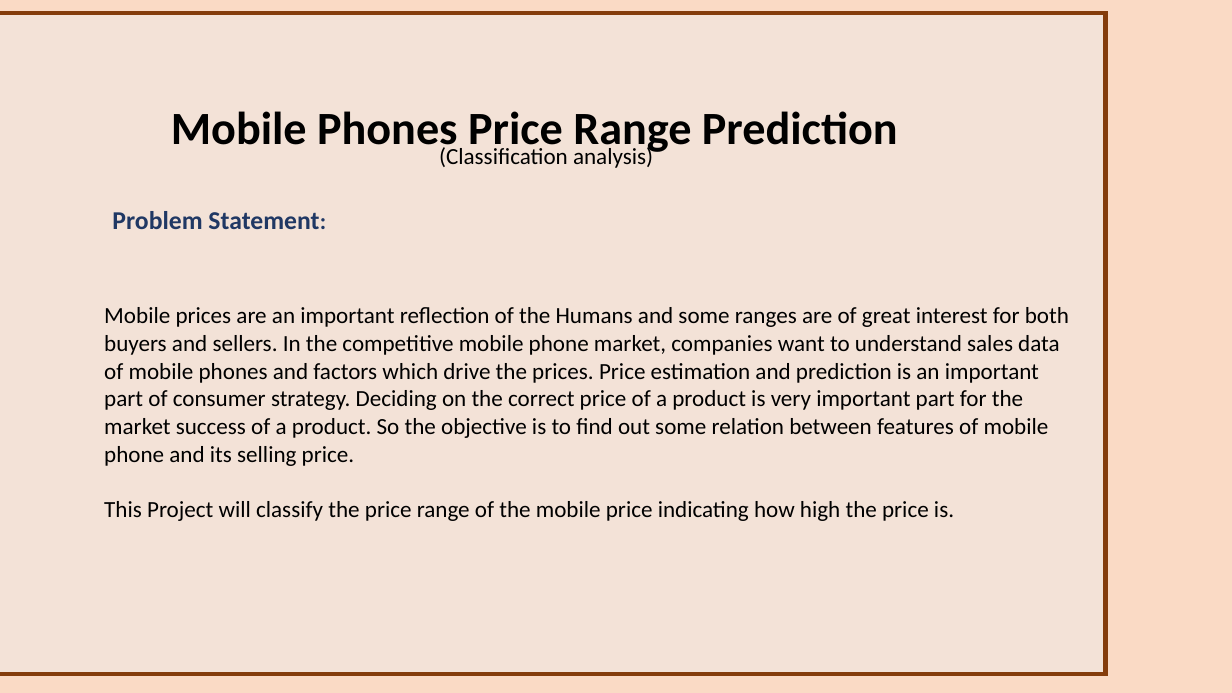
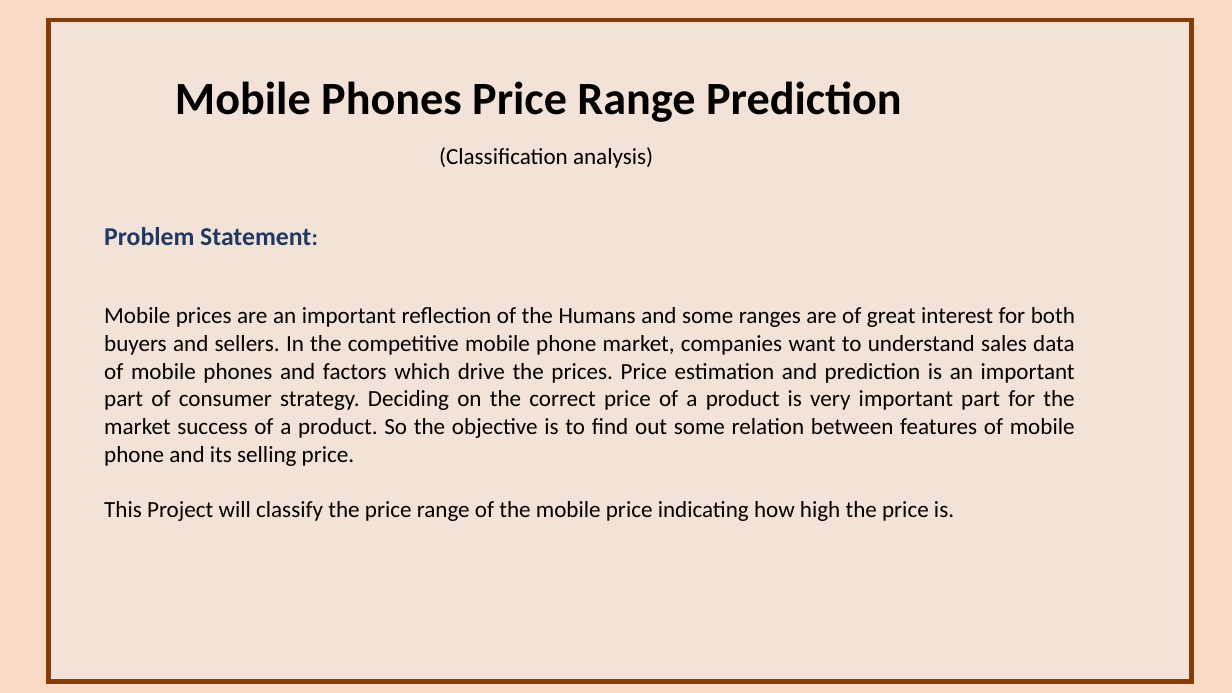
Before and after one commit to rajani1616/project4-Mobile-price-prediction, a slide deck: slide 2 of project4ppt.pptx. Drawn at 1232x693 pixels with LibreOffice and Linux fonts; fonts in the diff are those of the drawing. Boxes give left, top, right and bottom in pixels: in the first picture for what was removed or moved away, otherwise in the second. Text is boxed around its words. In the diff, an @@ line names an element or a change of style, - is before the commit and + after.

```diff
--- a/project4ppt.pptx
+++ b/project4ppt.pptx
@@ rectangle: place and size @@
-rectangle at <box>0,13,1105,675</box>
+rectangle at <box>48,20,1191,682</box>
@@ text "Mobile Phones Price Range Prediction" rewrapped from <box>171,111,898,156</box> to <box>175,81,902,122</box> @@
@@ text "Problem Statement:": place and size @@
-text "Problem Statement:" at <box>112,211,319,229</box>
+text "Problem Statement:" at <box>104,227,311,245</box>
@@ text at <box>104,307,1075,466</box>: alignment left to justified @@
```
Also in this commit, not shown: 17 other slides changed.
